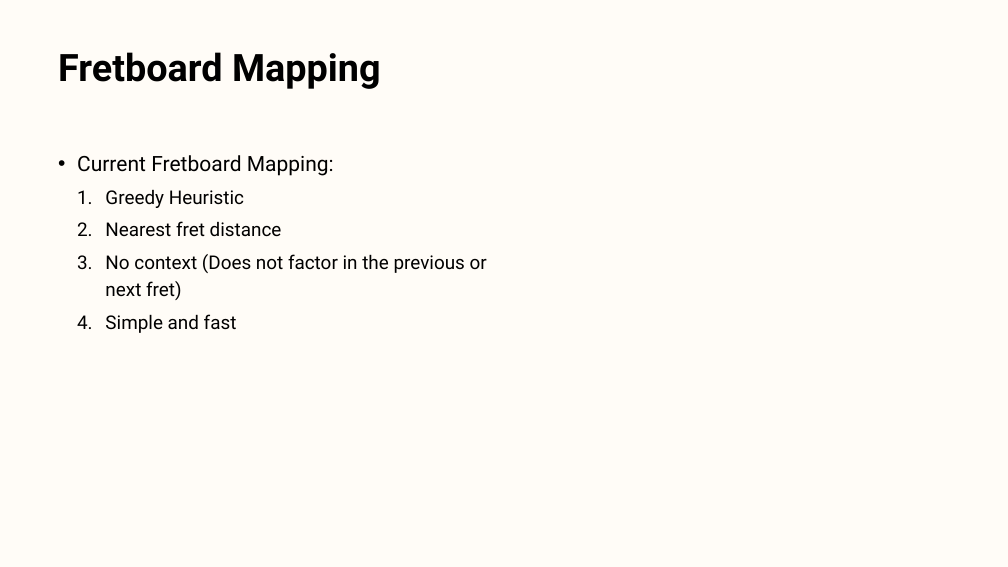
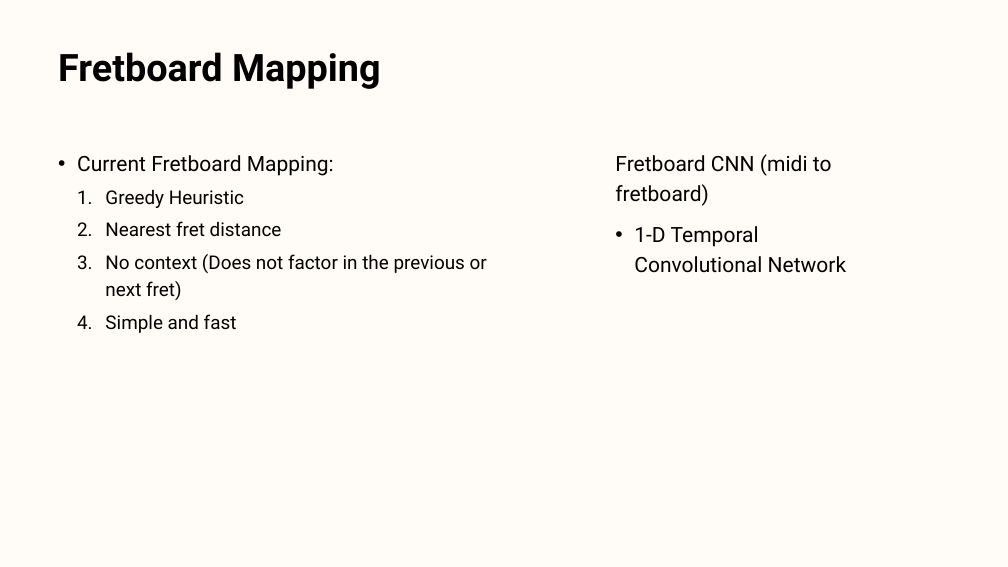
Before and after one commit to 1102Aryan/intelligent-guitar-practice, a slide deck: slide 4 of docs/Meetings/Guitar tool presentation 1.pptx (slide 7 before the commit). Drawn at 1008x567 pixels with LibreOffice and Linux fonts; fonts in the diff are those of the drawing. Boxes give left, top, right and bottom in pixels: in the first picture for what was removed or moved away, otherwise in the second. Text is boxed around its words. In the diff, an @@ line names an element or a change of style, - is before the commit and + after.

Commit message:
Built FretboardCNN and fretboard evaluation

```diff
--- a/docs/Meetings/Guitar tool presentation 1.pptx
+++ b/docs/Meetings/Guitar tool presentation 1.pptx
@@ text added at box(615, 154, 847, 273), 20 pt, text #000000 @@
+Fretboard CNN (midi to fretboard)
+• 1-D Temporal Convolutional Network
```
Also in this commit, not shown: 6 other slides changed, 2 slides added, 1 slide removed, 30 other files.
